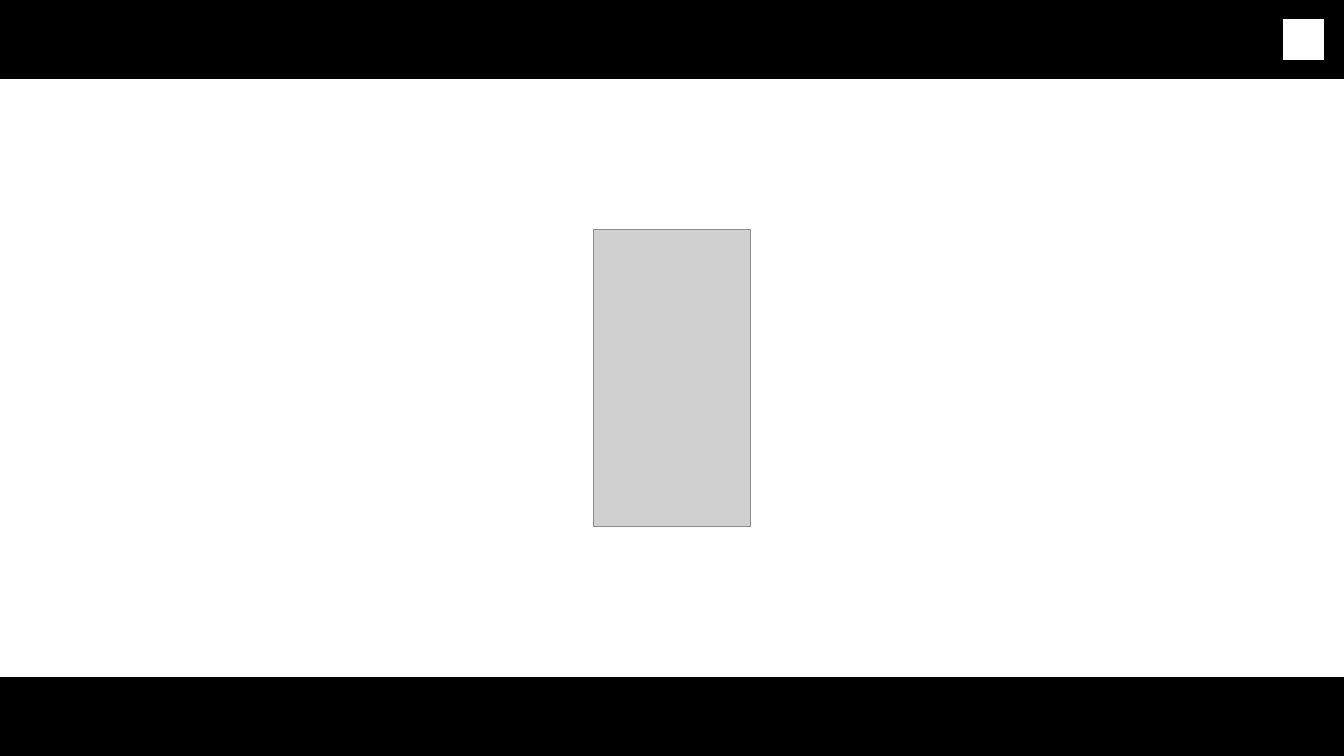
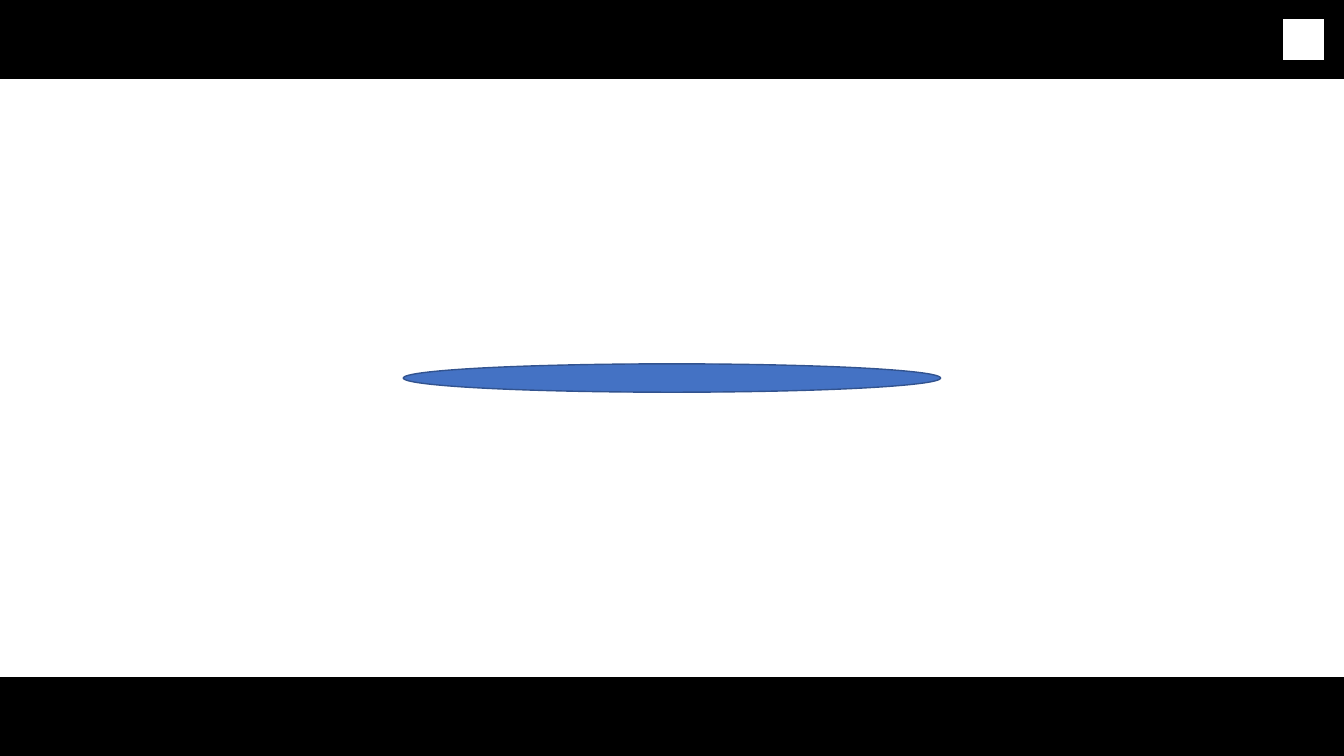
Before and after one commit to LabBench-Society/Protocols.Beta, a slide deck: slide 23 of docs/painExpectElectrical/VisualStimuli.pptx. Drawn at 1344x756 pixels with LibreOffice and Linux fonts; fonts in the diff are those of the drawing; grey boxes stand for pictures. Boxes give left, top, right and bottom in pixels: in the first picture for what was removed or moved away, otherwise in the second. Text is boxed around its words. In the diff, an @@ line names an element or a change of style, - is before the commit and + after.

```diff
--- a/docs/painExpectElectrical/VisualStimuli.pptx
+++ b/docs/painExpectElectrical/VisualStimuli.pptx
@@ picture removed at (x1=594, y1=229, x2=750, y2=526) @@
@@ ellipse added at (x1=404, y1=363, x2=941, y2=392), fill #4472C4, outline #32538F 1 pt @@
```
Also in this commit, not shown: 3 other slides changed, 25 other files.
